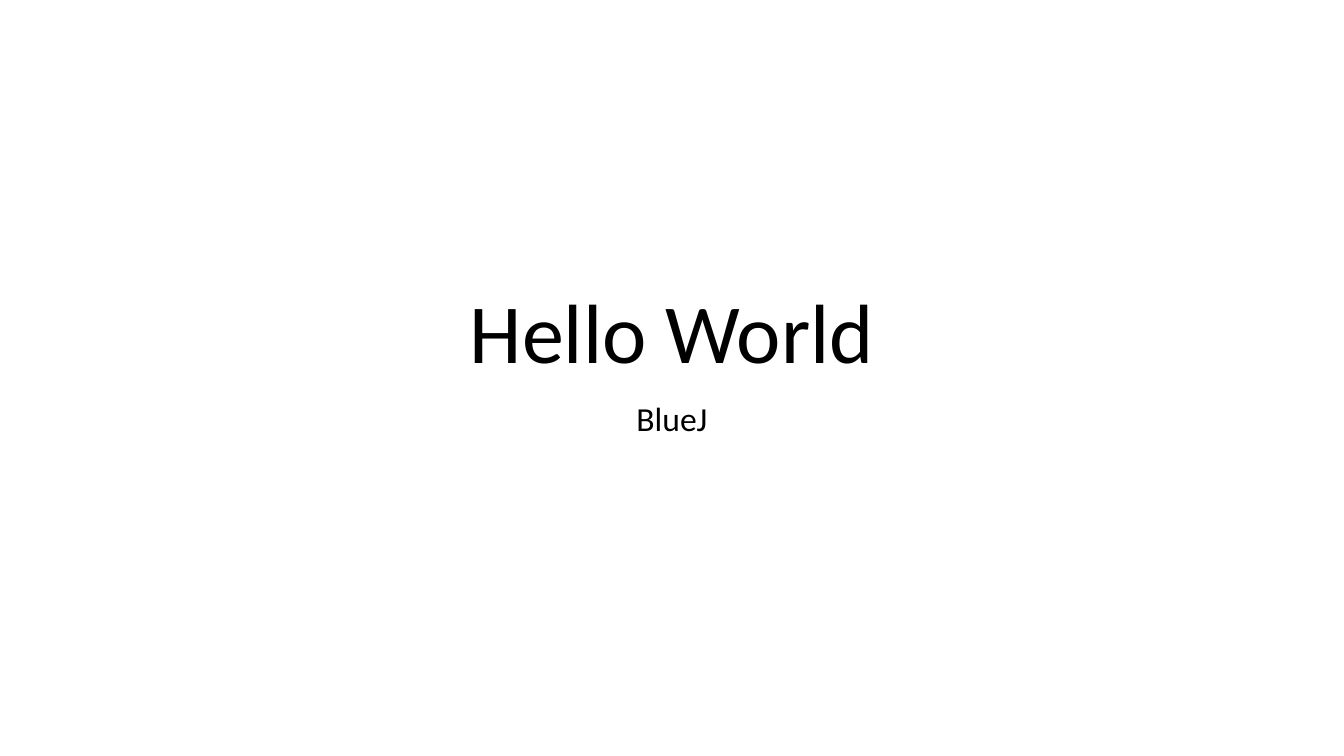
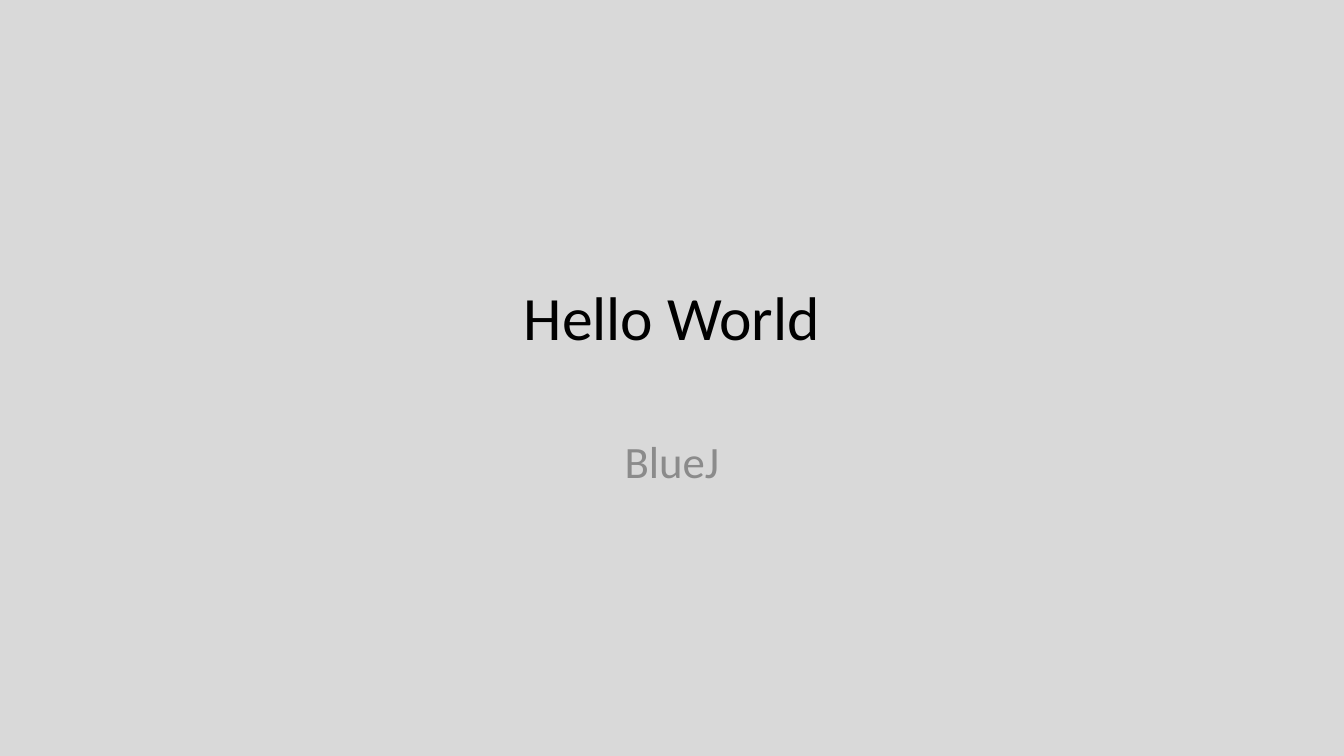
Before and after one commit to Programming-Fundamentals-SETU/prog-fund-1-sept-25, a slide deck: slide 9 of topic01-objects-and-classes/unit-1/talk-1-bluej/getting-started-bluej.pptx. Drawn at 1344x756 pixels with LibreOffice and Linux fonts; fonts in the diff are those of the drawing. Boxes give left, top, right and bottom in pixels: in the first picture for what was removed or moved away, otherwise in the second. Text is boxed around its words. In the diff, an @@ line names an element or a change of style, - is before the commit and + after.

```diff
--- a/topic01-objects-and-classes/unit-1/talk-1-bluej/getting-started-bluej.pptx
+++ b/topic01-objects-and-classes/unit-1/talk-1-bluej/getting-started-bluej.pptx
@@ background #FFFFFF to #D9D9D9 @@
@@ title "Hello World": place and size @@
-title "Hello World" at bbox=[470, 304, 874, 364]
+title "Hello World" at bbox=[524, 297, 820, 341]
@@ title "Hello World" at bbox=[524, 297, 820, 341]: size 60 to 44 pt; line spacing 0.9 to 1; vertical alignment bottom to middle @@
@@ subtitle "BlueJ": place and size @@
-subtitle "BlueJ" at bbox=[636, 407, 707, 432]
+subtitle "BlueJ" at bbox=[625, 447, 720, 478]
@@ subtitle "BlueJ" at bbox=[625, 447, 720, 478]: size 24 to 32 pt, text colour #000000 to #8C8C8C; line spacing 0.9 to 1; less space between paragraphs @@
```
Also in this commit, not shown: 17 other slides changed, 13 other files.
